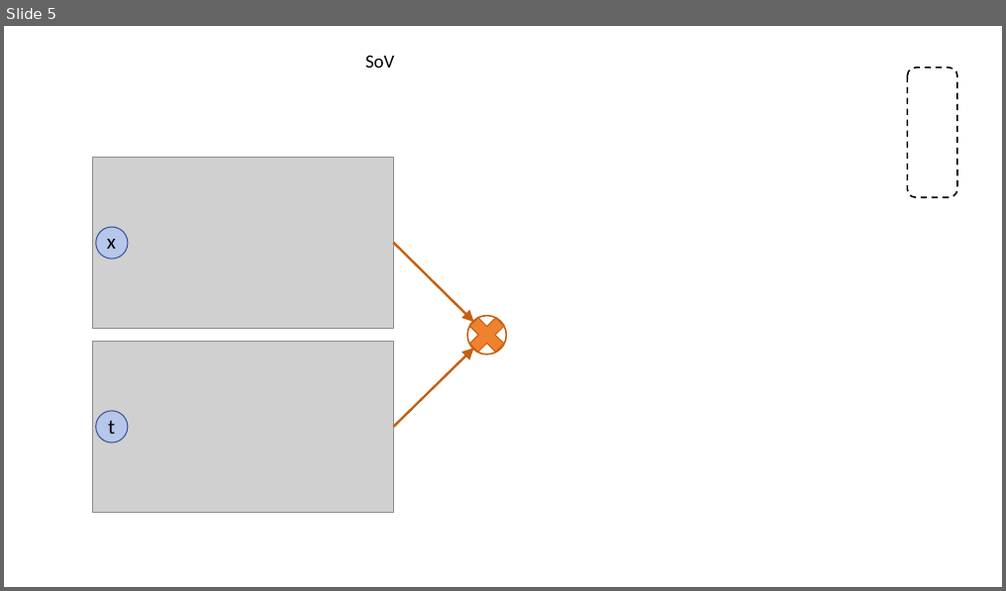
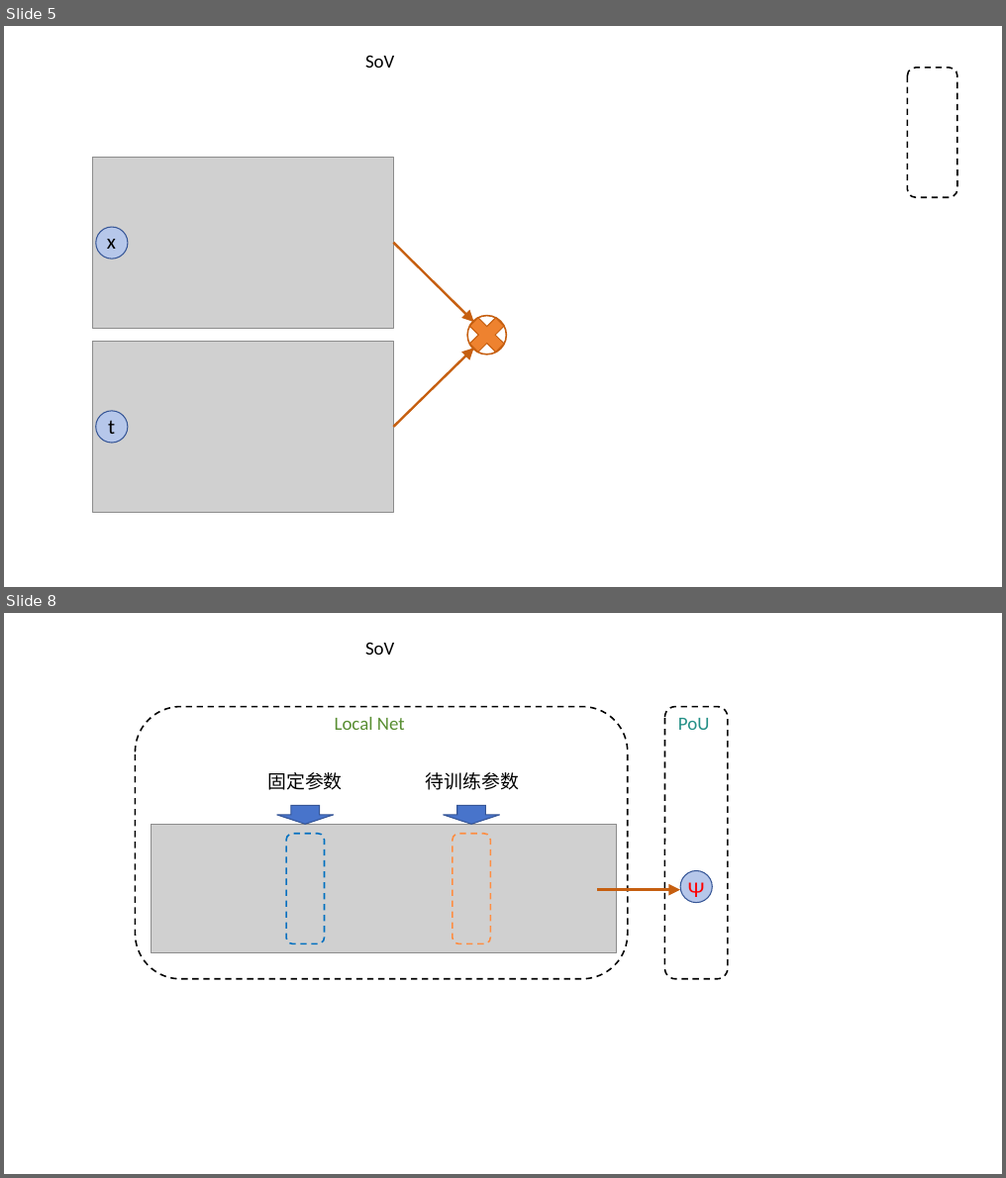
Before and after one commit to hanrui2003/pinn-pytorch, a slide deck: MLDA/论文画图.pptx. Shown one above the other, each under a label of ours: slide 5 before the commit, slides 5 and 8 after it; the slides between them are not shown. The pictures are 1006x591 and 1006x1178 pixels, drawn with LibreOffice and Linux fonts; fonts in the diff are those of the drawing; grey boxes stand for pictures. Boxes give left, top, right and bottom in pixels: in the first picture for what was removed or moved away, otherwise in the second. Text is boxed around its words. In the diff, an @@ line names an element or a change of style, - is before the commit and + after.

```diff
--- a/MLDA/论文画图.pptx
+++ b/MLDA/论文画图.pptx
@@ slide 8 added at box(4, 613, 1002, 1174), background #FFFFFF @@
@@ text added at box(365, 642, 394, 655), 18 pt, text #000000 @@
+SoV
@@ rounded rectangle added at box(135, 707, 628, 979), outline #000000 1.5 pt dashed @@
@@ text added at box(335, 717, 405, 730), 18 pt, text #588E31 @@
+Local Net
@@ rounded rectangle added at box(665, 707, 728, 979), outline #000000 1.5 pt dashed @@
@@ text added at box(678, 718, 709, 730), 18 pt, text #249087 @@
+PoU
@@ text added at box(267, 772, 343, 790), 18 pt, text #000000 @@
+固定参数
@@ text added at box(425, 772, 518, 790), 18 pt, text #000000 @@
+待训练参数
@@ down arrow added at box(277, 805, 334, 824), fill #4874CB, outline #355696 1 pt @@
@@ down arrow added at box(444, 805, 500, 824), fill #4874CB, outline #355696 1 pt @@
@@ picture added at box(152, 824, 617, 953) @@
@@ picture added at box(286, 834, 327, 863) @@
@@ rounded rectangle added at box(286, 834, 325, 945), outline #0070C0 1.5 pt dashed @@
@@ picture added at box(452, 834, 492, 863) @@
@@ rounded rectangle added at box(452, 834, 491, 945), outline #FF8D41 1.5 pt dashed @@
@@ picture added at box(286, 863, 328, 894) @@
@@ picture added at box(452, 863, 492, 894) @@
@@ ellipse added at box(681, 871, 713, 903), fill #B6C7EA, outline #355696 1 pt @@
@@ arrow added from (597, 890) to (681, 890), #C65F10 2.25 pt @@
@@ text added at box(687, 882, 705, 902), 20 pt, text #FF0000 @@
+Ψ
@@ picture added at box(286, 914, 328, 944) @@
@@ picture added at box(452, 914, 492, 944) @@
```
Also in this commit, not shown: 23 other files.
